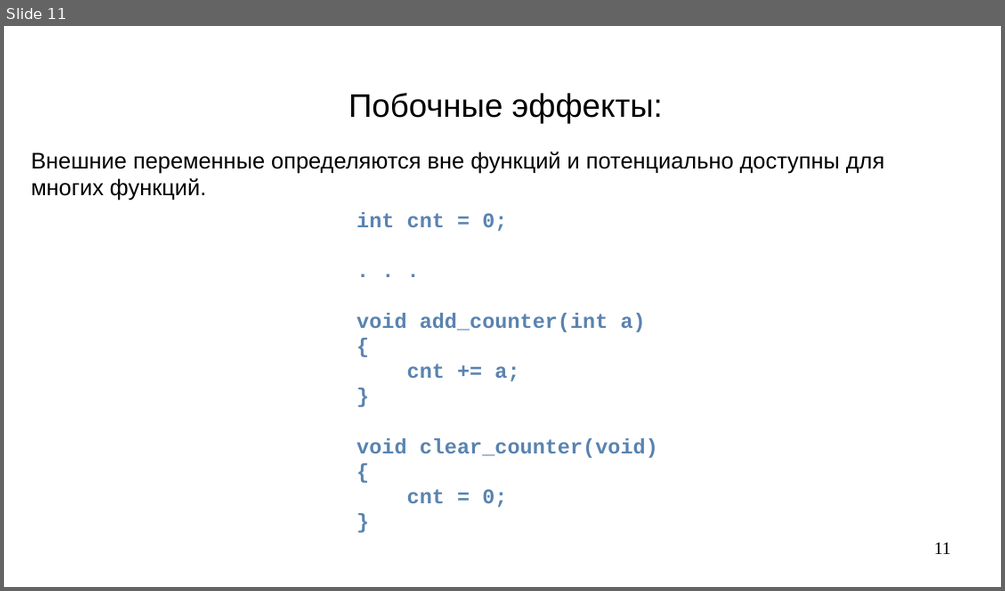
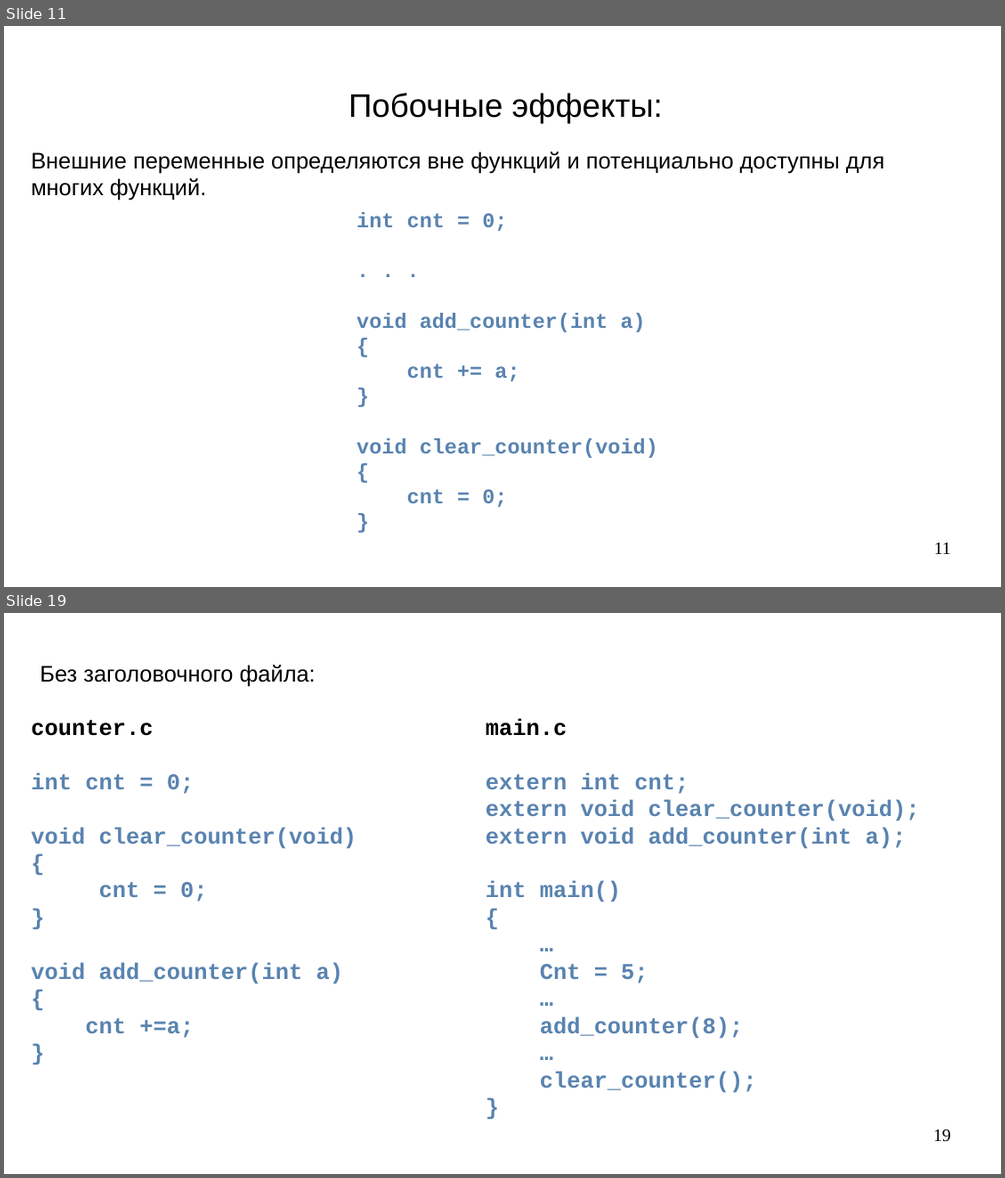
Before and after one commit to steelcraft/stud-lab, a slide deck: Лекции/CBCP01#L4.odp. Shown one above the other, each under a label of ours: slide 11 before the commit, slides 11 and 19 after it; the slides between them are not shown. The pictures are 1005x591 and 1005x1178 pixels, drawn with LibreOffice and Linux fonts; fonts in the diff are those of the drawing. Boxes give left, top, right and bottom in pixels: in the first picture for what was removed or moved away, otherwise in the second. Text is boxed around its words. In the diff, an @@ line names an element or a change of style, - is before the commit and + after.

```diff
--- a/Лекции/CBCP01#L4.odp
+++ b/Лекции/CBCP01#L4.odp
@@ slide 19 added at (4, 613, 1001, 1174), background #FFFFFF @@
@@ text added at (40, 665, 316, 686), 18 pt, text #000000 @@
+Без заголовочного файла:
@@ text added at (485, 718, 920, 1093), 18 pt, text #5983B0, bold @@
+main.c
+extern int cnt;
+extern void clear_counter(void);
+extern void add_counter(int a);
+int main()
+{
+…
+Cnt = 5;
+…
+add_counter(8);
+…
+clear_counter();
+}
@@ text added at (31, 720, 357, 1038), 18 pt, text #5983B0, bold @@
+counter.c
+int cnt = 0;
+void clear_counter(void)
+{
+cnt = 0;
+}
+void add_counter(int a)
+{
+cnt +=a;
+}
@@ page number added at (933, 1129, 951, 1142), 14 pt, text #000000 @@
+19
```
Also in this commit, not shown: 6 slides changed, 17 other slides added, 3 slides removed.
